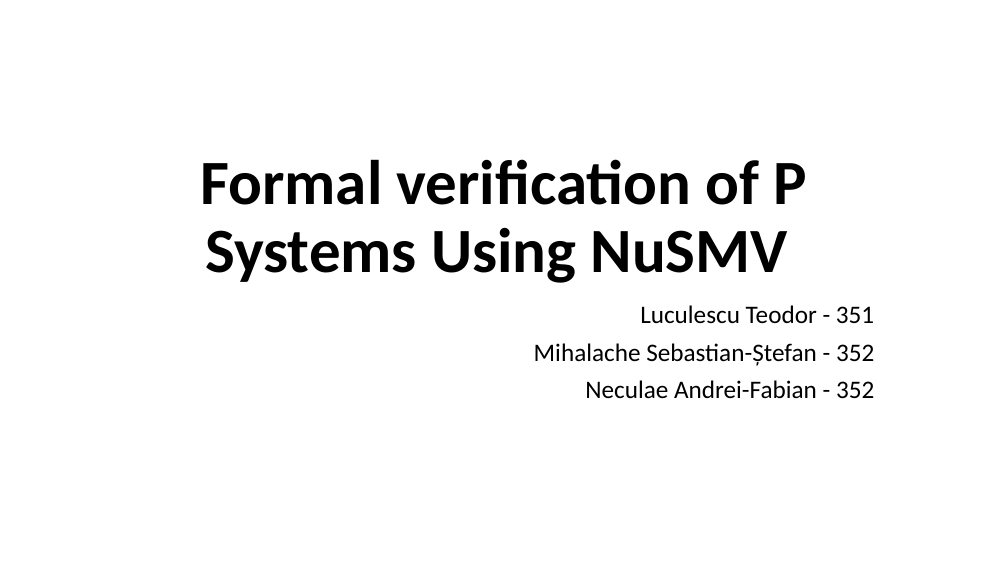
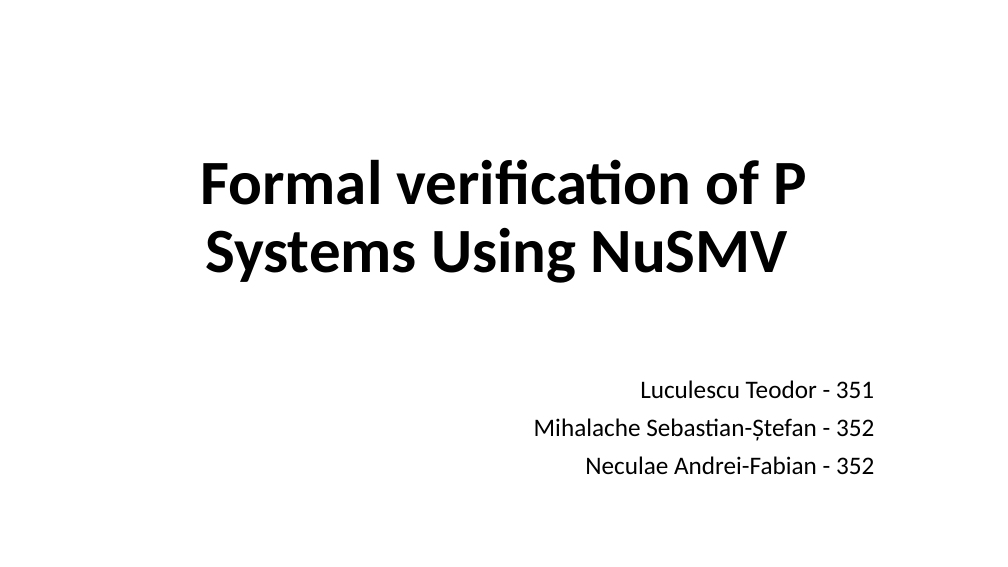
Before and after one commit to Andrei137/Proiect-MFIS, a slide deck: slide 1 of Formal verification of P Systems Using NuSMV .pptx. Drawn at 1008x567 pixels with LibreOffice and Linux fonts; fonts in the diff are those of the drawing. Boxes give left, top, right and bottom in pixels: in the first picture for what was removed or moved away, otherwise in the second. Text is boxed around its words. In the diff, an @@ line names an element or a change of style, - is before the commit and + after.

```diff
--- a/Formal verification of P Systems Using NuSMV .pptx
+++ b/Formal verification of P Systems Using NuSMV .pptx
@@ subtitle "Luculescu Teodor - 351": place and size @@
-subtitle "Luculescu Teodor - 351" at bbox=[534, 305, 874, 398]
+subtitle "Luculescu Teodor - 351" at bbox=[534, 380, 874, 474]
```
Also in this commit, not shown: 1 other slide changed, 5 slides added.
